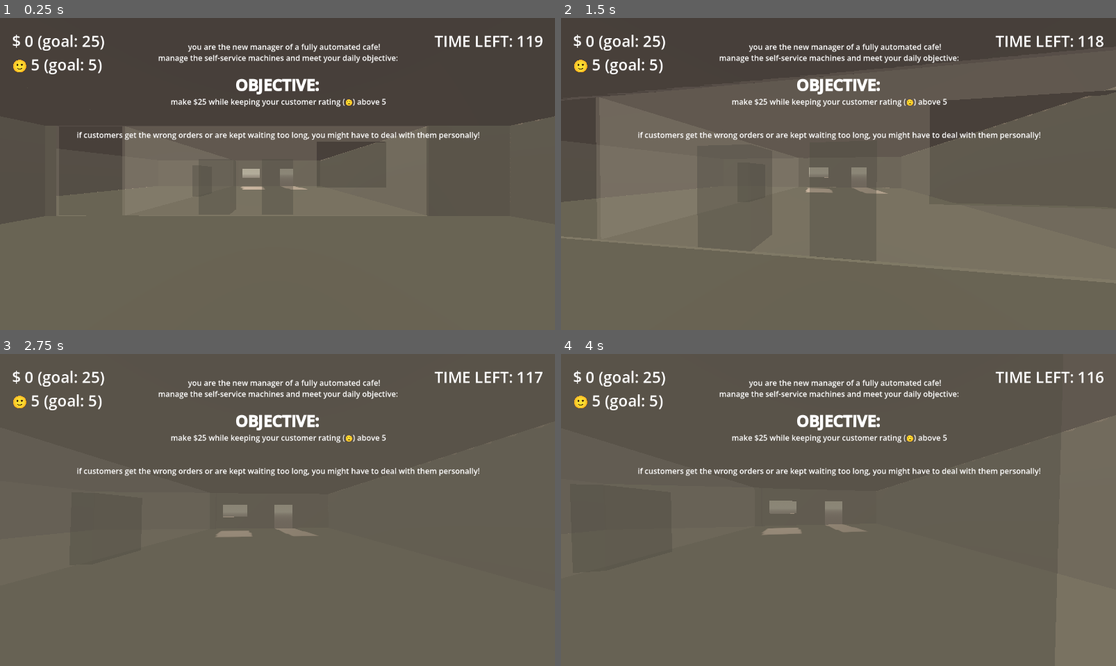
Above: before the commit, frames 1-4 (two rows, left to right).
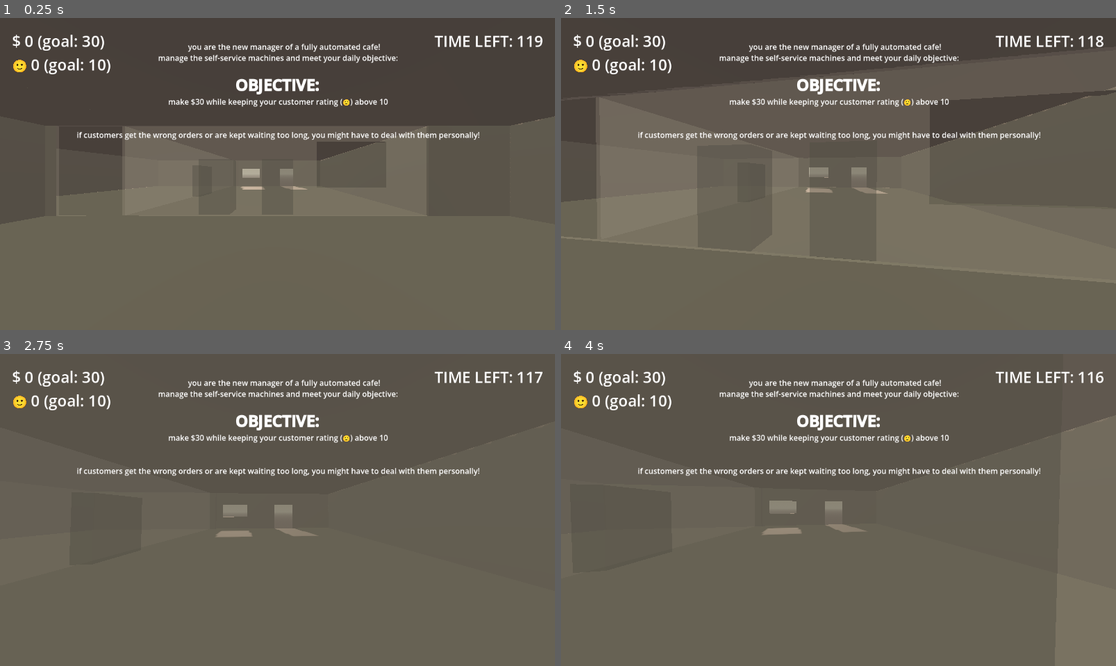
Above: after the commit, the same moments.

Repository: Sunday-Studio-Team/cafe
Game: Godot game, scene res://main.tscn
Two runs of this game, one before a commit and one after it. Both use one fixed random seed, a clock stepped at 60 frames per second and the inputs below.
Inputs (mouse positions are in pixels of both pictures, inside the frame that each line leads up to):
- Up to frame 1 (0.25 s): no input
- Up to frame 2 (1.5 s): tap Enter at 0.5 s; move the mouse to (866, 174) at 0.52 s; hold E (interact) 0.53-1.28 s; hold W (move_forward) from 0.53 s (still down); move the mouse to (810, 174) at 1.27 s; tap I at 1.35 s
- Up to frame 3 (2.75 s): keep holding W (move_forward); move the mouse to (288, 503) at 2.02 s; hold E (interact) from 2.03 s (still down)
- Up to frame 4 (4 s): keep holding W (move_forward); tap Space at 2.75 s; move the mouse to (832, 516) at 2.77 s; release E (interact) at 2.78 s; tap I at 2.85 s; tap Enter at 3.5 s; move the mouse to (877, 513) at 3.52 s; hold E (interact) from 3.53 s (still down)

The runs differ from the first frame. In frame 1, 0.7% of the frame differs, in the area x 5-70%, y 5-29%; in frame 2, 0.7%; in frame 3, 0.7%; in frame 4, 0.7%.

Commit message:
increase goal scores, reduce start customer score

Diff:
--- a/godot/global.gd
+++ b/godot/global.gd
@@ -16,15 +16,15 @@
 	set(score):
 		profit_score = score
 		Events.gained_money.emit()
-var customer_score: int = 5:
+var customer_score: int = 0:
 	set(new_score):
 		if new_score == customer_score:
 			return
 		var increased: bool = new_score > customer_score
 		Events.customer_score_updated.emit(increased)
 		customer_score = new_score
-var goal_profit: int = 25
-var goal_customer_score: int = 5
+var goal_profit: int = 30
+var goal_customer_score: int = 10
 
 
 func _ready() -> void:
